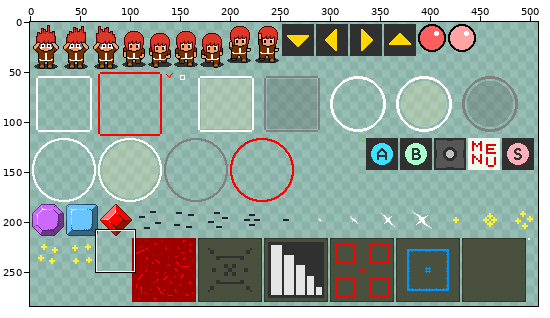
Edited in one commit: sprite sheet (cocos2dx_playground/Resources/textures/texture_001.png). The picture above shows the old version from afar; the outline marks the close-up.
Close-up. Before the edit:
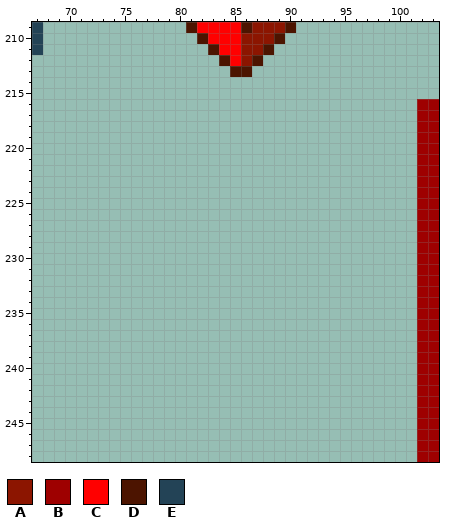
The file is 512x512 pixels. Colours within 5 levels of each other are drawn and written as one. Shown: x 67..103, y 209..248. The old version is drawn lined up with the new one. The wide view leaves out empty margins.
Palette (. is transparent): A #8c1500  B #9e0000  C #ff0000  D #4c1400  E #234356
Pixels before, first column x 67:
209 E.............DCCCCDAAAD.............
210 E..............DCCCAAAD..............
211 E...............DCCAAD...............
212 .................DCAD................
213 ..................DD.................
214 .....................................
215 .....................................
216 ...................................BB
217 ...................................BB
218 ...................................BB
219 ...................................BB
220 ...................................BB
221 ...................................BB
222 ...................................BB
223 ...................................BB
224 ...................................BB
225 ...................................BB
226 ...................................BB
227 ...................................BB
228 ...................................BB
229 ...................................BB
230 ...................................BB
231 ...................................BB
232 ...................................BB
233 ...................................BB
234 ...................................BB
235 ...................................BB
236 ...................................BB
237 ...................................BB
238 ...................................BB
239 ...................................BB
240 ...................................BB
241 ...................................BB
242 ...................................BB
243 ...................................BB
244 ...................................BB
245 ...................................BB
246 ...................................BB
247 ...................................BB
248 ...................................BB
The result:
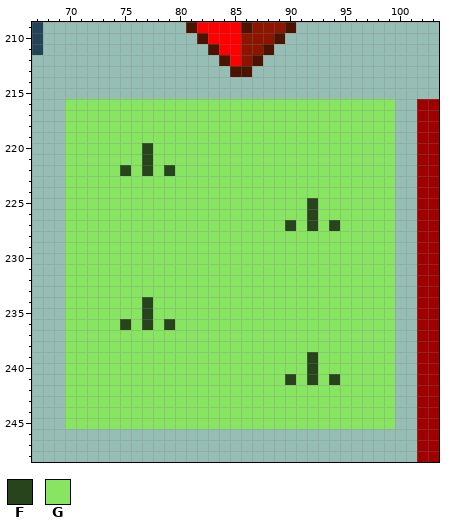
Colours new in this view: F #28441d  G #87e562
Edits made:
drawings rearranged on the sheet (the old picture shows each at its new place)
The edit adds colour F in rows 220 to 221 at x 77; in row 222 at x 75, 77 and 79; in rows 225 to 226 at x 92; in row 227 at x 90, 92 and 94; in rows 234 to 235 at x 77; in row 236 at x 75, 77 and 79.
The edit adds colour F in rows 239 to 240 at x 92; in row 241 at x 90, 92 and 94.
The edit adds colour G in rows 216 to 219 at x 70 to 99; in rows 220 to 221 at x 70 to 76 and 78 to 99; in row 222 at x 70 to 74, 76, 78 and 80 to 99; in rows 223 to 224 at x 70 to 99; in rows 225 to 226 at x 70 to 91 and 93 to 99; in row 227 at x 70 to 89, 91, 93 and 95 to 99.
The edit adds colour G in rows 228 to 233 at x 70 to 99; in rows 234 to 235 at x 70 to 76 and 78 to 99; in row 236 at x 70 to 74, 76, 78 and 80 to 99; in rows 237 to 238 at x 70 to 99; in rows 239 to 240 at x 70 to 91 and 93 to 99; in row 241 at x 70 to 89, 91, 93 and 95 to 99.
The edit adds colour G in rows 242 to 245 at x 70 to 99.
Where, in picture pixels (left, top, right, bottom), the same in both close-ups:
added: (65, 99, 395, 429)
